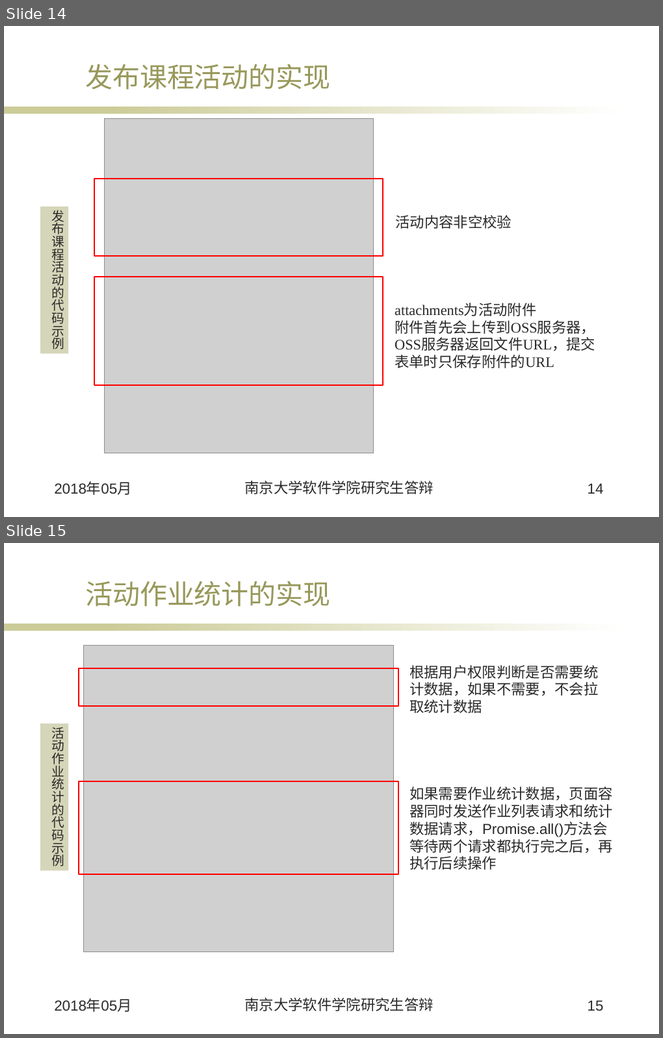
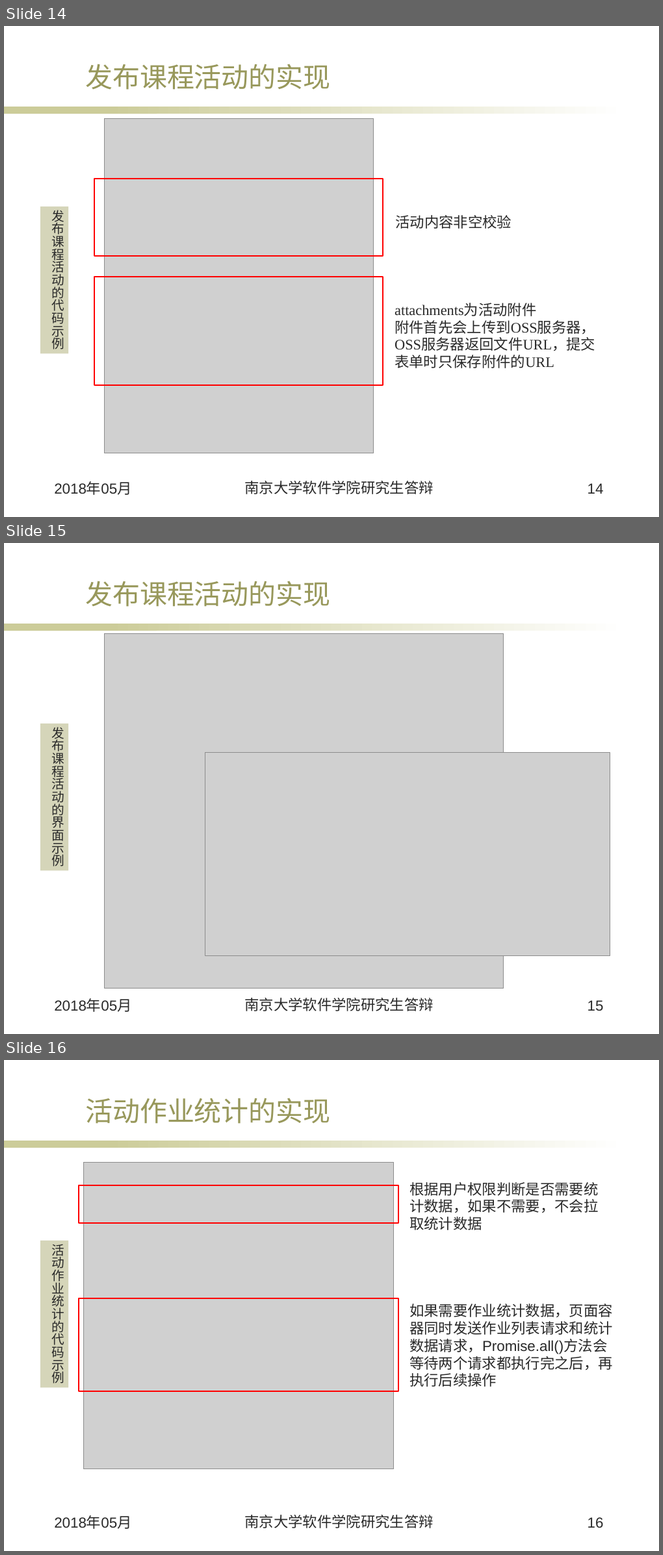
Before and after one commit to focus7eleven/24HUNCHO, a slide deck: 邬文怀-答辩.ppt. Shown one above the other, each under a label of ours: slides 14 and 15 before the commit, slides 14, 15 and 16 after it. The pictures are 663x1038 and 663x1555 pixels, drawn with LibreOffice and Linux fonts; fonts in the diff are those of the drawing; grey boxes stand for pictures; background and template pictures are left out. Boxes give left, top, right and bottom in pixels: in the first picture for what was removed or moved away, otherwise in the second. Text is boxed around its words. In the diff, an @@ line names an element or a change of style, - is before the commit and + after.

Commit message:
update ppt

```diff
--- a/邬文怀-答辩.ppt
+++ b/邬文怀-答辩.ppt
@@ slide 15 added at (x1=4, y1=543, x2=659, y2=1034), background #FFFFFF; not listed: 2 template elements that a slide beside it also shows @@
@@ title added at (x1=85, y1=581, x2=331, y2=607), 30 pt, text #98985B @@
+发布课程活动的实现
@@ picture added at (x1=104, y1=634, x2=503, y2=988) @@
@@ rectangle added at (x1=40, y1=724, x2=68, y2=871), fill #D5D5B9, 14 pt, text #292929 @@
+发布课程活动的界面示例
@@ picture added at (x1=205, y1=753, x2=610, y2=956) @@
@@ text added at (x1=54, y1=999, x2=131, y2=1012), 16 pt, text #292929 @@
+2018年05月
@@ text added at (x1=245, y1=998, x2=434, y2=1012), 16 pt, text #292929 @@
+南京大学软件学院研究生答辩
@@ page number added at (x1=588, y1=1001, x2=604, y2=1011), 16 pt, text #292929 @@
+15
@@ what was slide 15 is now slide 16 @@
@@ page number at (x1=588, y1=1518, x2=604, y2=1529): text changed @@
-15
+16
```
